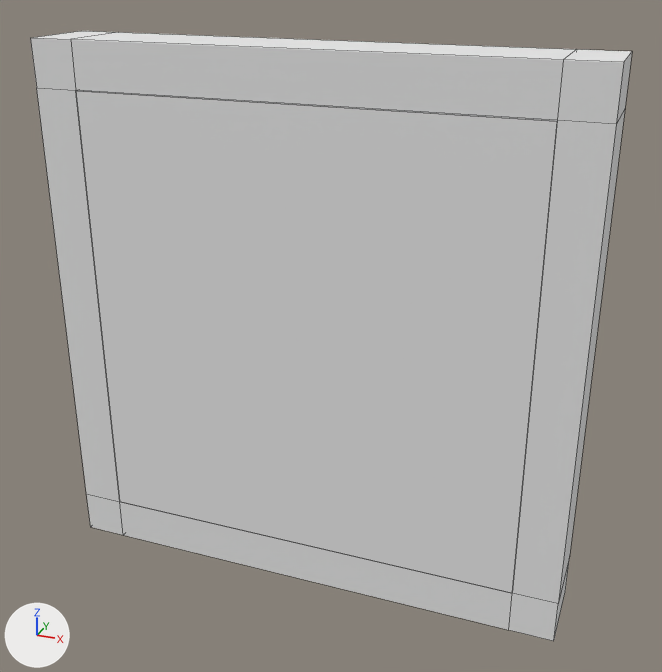
The Blender file Assets/models/house/floor02/bedroom_sw/puzzles/puzzle02.blend as it was, and as the next commit left it.
Camera for both pictures: a 50 mm camera at (1.42, -3.69, 1.62) aimed at (0.04, -0.08, -0.04). Lighting does not change. The marker at lower left points along +X, +Y and +Z. Mesh edges are drawn as thin lines.

In view in the first picture: 'case', 'puzzle02_case_door'.
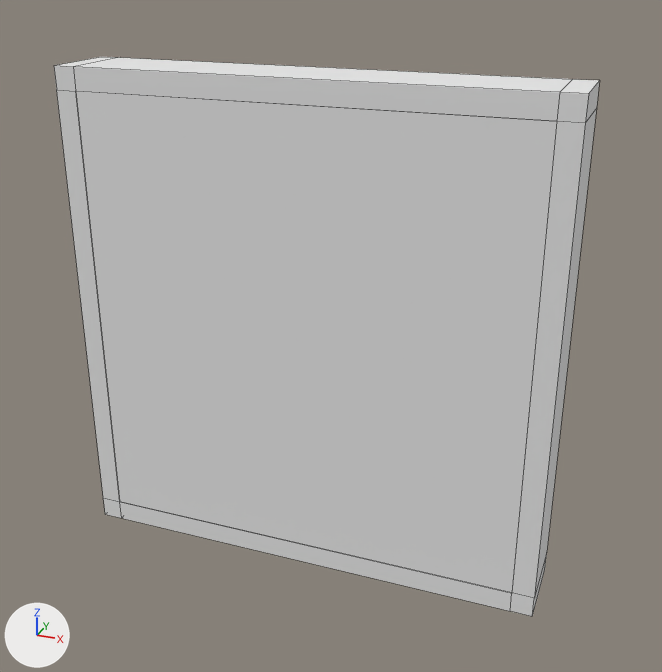
Changed parts and their boxes (x1, y1, x2, y2) in the pictures (662 x 672 px):
'case', reshaped, moved (9% narrower, 8% shorter)
    before: (31, 31, 632, 641)
    after: (54, 57, 599, 616)

The change, as a diff of the scene's bpy script:
```diff
--- a/Assets/models/house/floor02/bedroom_sw/puzzles/puzzle02.blend.py
+++ b/Assets/models/house/floor02/bedroom_sw/puzzles/puzzle02.blend.py
@@ me_cube @@
 me_cube.from_pydata(...)  # 32 vertices, 32 faces; spans x -1.2..1.2, y -0.18..0.18, z -1.2..1.25
 # used by ob_case; location = (0.0, -0.18, 0.0)
 # before: 8 (-1.0, 0.18, 1.25) at pixel (118, 32), 9 (1.0, 0.18, 1.25) at pixel (576, 49), 10 (1.0, 0.18, -1.2), 11 (-1.0, 0.18, -1.2), 12 (1.0, -0.18, 1.25) at pixel (563, 59)
 # before: 13 (-1.0, -0.18, 1.25) at pixel (70, 39), 14 (-1.0, -0.18, -1.2) at pixel (123, 535), 15 (1.0, -0.18, -1.2) at pixel (508, 630), 16 (-1.2, -0.18, -1.0) at pixel (86, 493), 17 (-1.2, -0.18, 1.04) at pixel (36, 87)
 # before: 18 (-1.2, 0.18, 1.04), 19 (-1.2, 0.18, -1.0), 20 (1.2, 0.18, 1.04) at pixel (625, 107), 21 (1.2, 0.18, -1.0) at pixel (569, 555), 22 (1.2, -0.18, 1.04) at pixel (616, 124)
 # before: 23 (1.2, -0.18, -1.0) at pixel (558, 603)
-me_cube.vertices[0].co = (-1.2, -0.18, -1.2)  # pixel (90, 527)
-me_cube.vertices[1].co = (-1.2, -0.18, 1.25)  # pixel (30, 37)
-me_cube.vertices[2].co = (-1.2, 0.18, -1.2)
-me_cube.vertices[3].co = (-1.2, 0.18, 1.25)  # pixel (81, 30)
-me_cube.vertices[4].co = (1.2, -0.18, -1.2)  # pixel (553, 641)
-me_cube.vertices[5].co = (1.2, -0.18, 1.25)  # pixel (623, 62)
-me_cube.vertices[6].co = (1.2, 0.18, -1.2)  # pixel (565, 591)
-me_cube.vertices[7].co = (1.2, 0.18, 1.25)  # pixel (632, 51)
+# me_cube part 1
+for i in [*range(20, 24)]: me_cube.vertices[i].co += Vector((-0.1, 0.0, 0.0))
+for i in [8, 9, 12, 13]: me_cube.vertices[i].co += Vector((0.0, 0.0, -0.11))
+for i in [10, 11, 14, 15]: me_cube.vertices[i].co += Vector((0.0, 0.0, 0.11))
+for i in [*range(16, 20)]: me_cube.vertices[i].co += Vector((0.1, 0.0, 0.0))
+me_cube.vertices[0].co = (-1.1, -0.18, -1.1)  # pixel (105, 514)
+me_cube.vertices[1].co = (-1.1, -0.18, 1.14)  # pixel (53, 65)
+me_cube.vertices[2].co = (-1.1, 0.18, -1.1)
+me_cube.vertices[3].co = (-1.1, 0.18, 1.14)  # pixel (101, 56)
+me_cube.vertices[4].co = (1.1, -0.18, -1.1)  # pixel (532, 616)
+me_cube.vertices[5].co = (1.1, -0.18, 1.14)  # pixel (588, 93)
+me_cube.vertices[6].co = (1.1, 0.18, -1.1)  # pixel (544, 569)
+me_cube.vertices[7].co = (1.1, 0.18, 1.14)  # pixel (599, 80)
 me_cube.materials.append(mat_puzzle01_case)
@@ ob_case @@
 ob_case = bpy.data.objects.new('case', me_cube)
-ob_case.location = (0.0, -0.18, 0.0)
+ob_case.location = (0.0, -0.185, 0.0)
```
